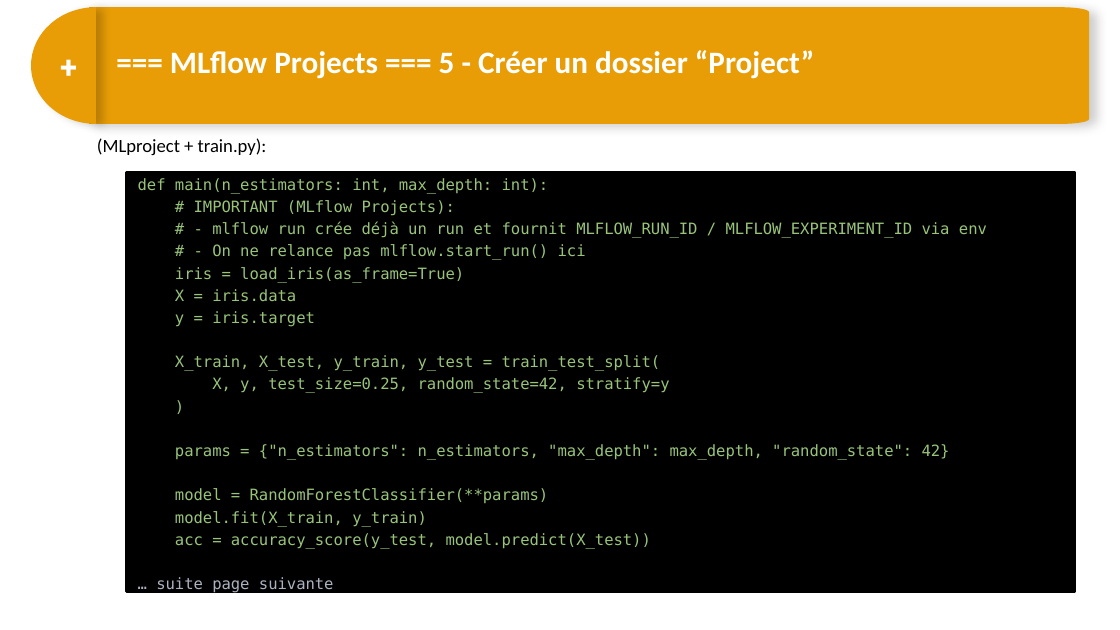
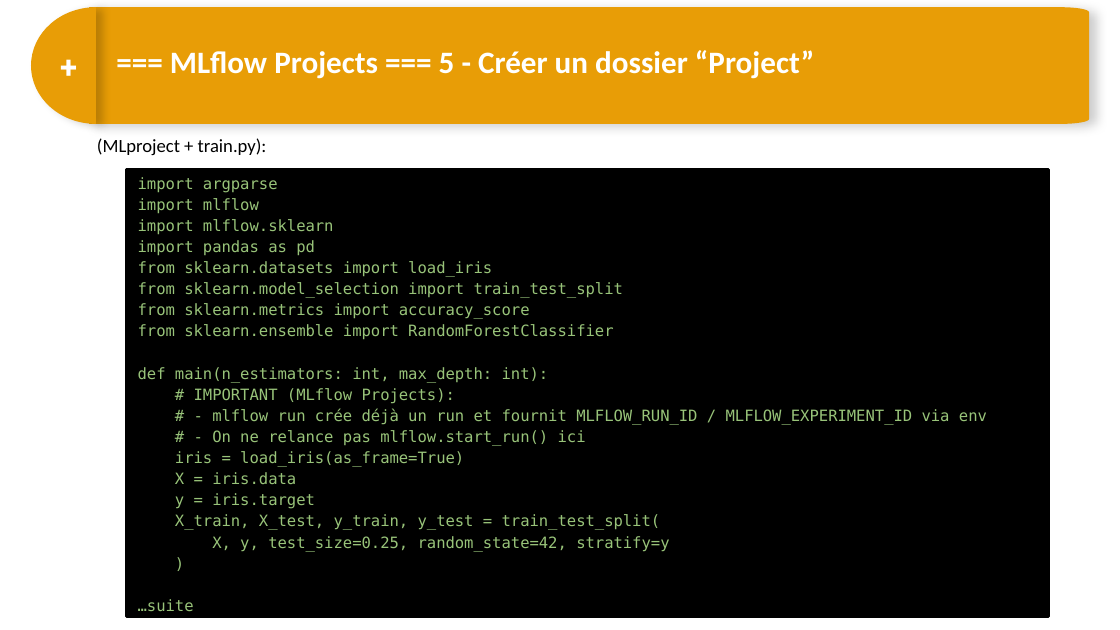
Before and after one commit to DARGOUARCH/spark_formation, a slide deck: slide 12 of 11 - NSparkAvancé - ML Tracking_Project_Model.pptx (slide 11 before the commit). Drawn at 1120x630 pixels with LibreOffice and Linux fonts; fonts in the diff are those of the drawing. Boxes give left, top, right and bottom in pixels: in the first picture for what was removed or moved away, otherwise in the second. Text is boxed around its words. In the diff, an @@ line names an element or a change of style, - is before the commit and + after.

```diff
--- a/11 - NSparkAvancé - ML Tracking_Project_Model.pptx
+++ b/11 - NSparkAvancé - ML Tracking_Project_Model.pptx
@@ rectangle "import argparse" resized from (x1=127, y1=172, x2=1074, y2=592) to (x1=127, y1=169, x2=1048, y2=616) @@
@@ text in rectangle at (x1=138, y1=177, x2=623, y2=340): paragraphs added @@
+import argparse
+import mlflow
+import mlflow.sklearn
+import pandas as pd
+from sklearn.datasets import load_iris
+from sklearn.model_selection import train_test_split
+from sklearn.metrics import accuracy_score
+from sklearn.ensemble import RandomForestClassifier
@@ text in rectangle at (x1=138, y1=367, x2=987, y2=552): line spacing 14.2pt to 1.13 @@
@@ text in rectangle at (x1=138, y1=599, x2=194, y2=611): text changed @@
-params = {"n_estimators": n_estimators, "max_depth": max_depth, "random_state": 42}
-model = RandomForestClassifier(**params)
-model.fit(X_train, y_train)
-acc = accuracy_score(y_test, model.predict(X_test))
-… suite page suivante
+…suite
```
Also in this commit, not shown: 10 other slides changed, 5 slides added, 1 slide removed.
